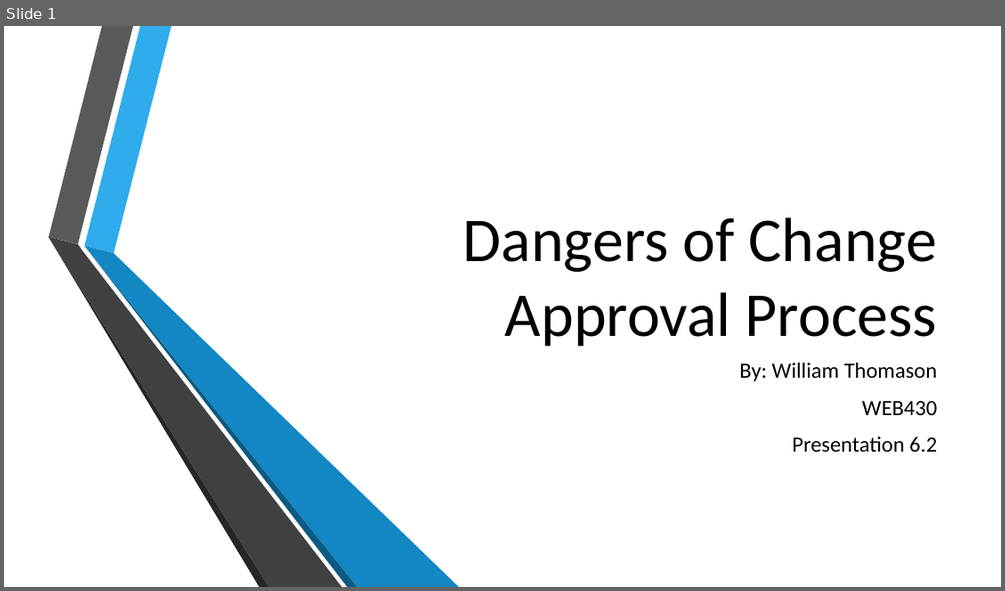
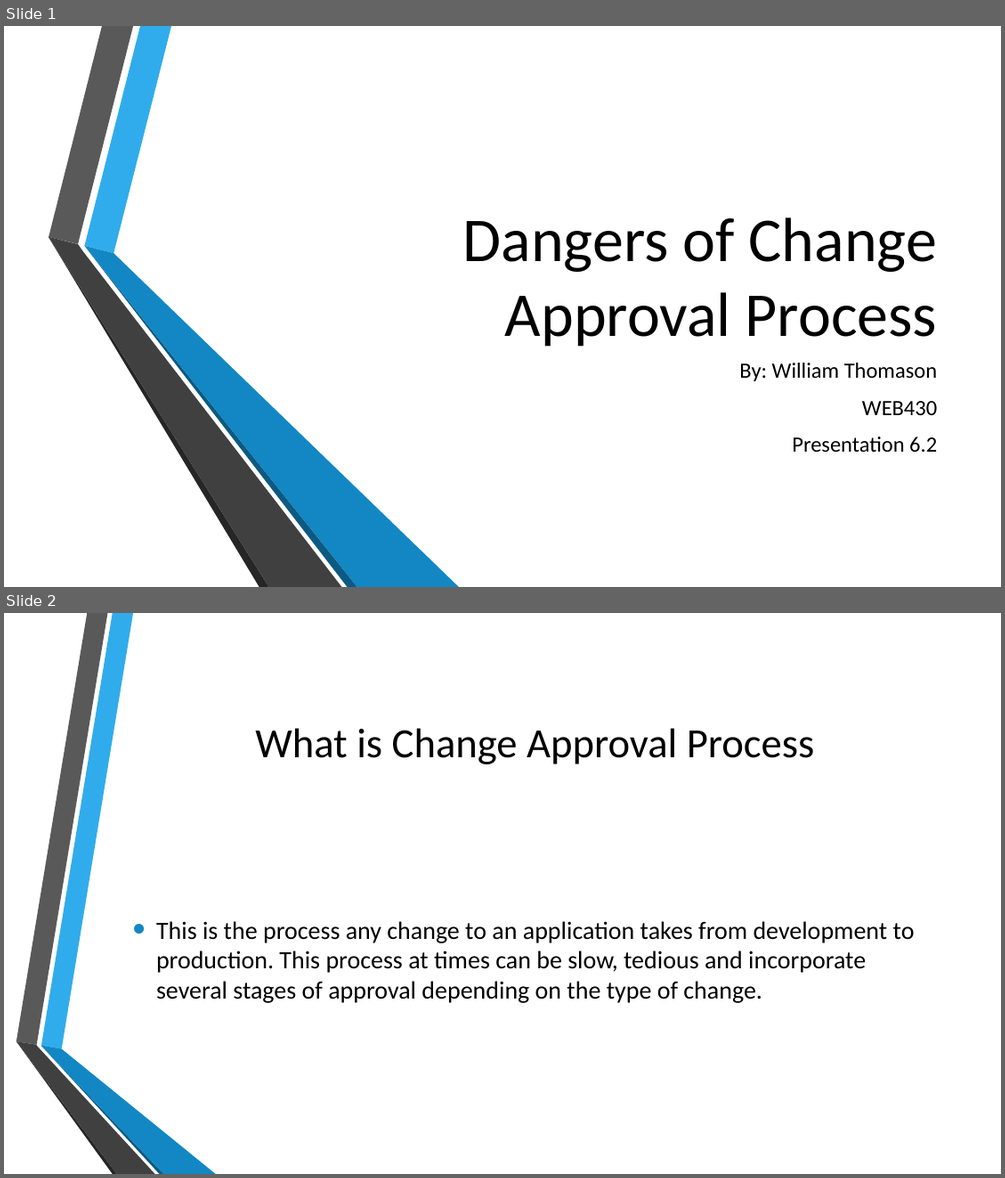
Before and after one commit to wthomason/web-430, a slide deck: week-6/thomason-presentation-6.2/thomason-presentation-6.2.pptx. Shown one above the other, each under a label of ours: slide 1 before the commit, slides 1 and 2 after it. The pictures are 1005x591 and 1005x1178 pixels, drawn with LibreOffice and Linux fonts; fonts in the diff are those of the drawing; background and template pictures are left out. Boxes give left, top, right and bottom in pixels: in the first picture for what was removed or moved away, otherwise in the second. Text is boxed around its words. In the diff, an @@ line names an element or a change of style, - is before the commit and + after.

```diff
--- a/week-6/thomason-presentation-6.2/thomason-presentation-6.2.pptx
+++ b/week-6/thomason-presentation-6.2/thomason-presentation-6.2.pptx
@@ slide 2 added at [4,613,1001,1174], background picture (left out) @@
@@ title added at [255,728,815,764], 40 pt, text #000000 @@
+What is Change Approval Process
@@ text added at [156,921,914,1003], 24 pt, text #000000 @@
+• This is the process any change to an application takes from development to production. This process at times can be slow, tedious and incorporate several stages of approval depending on the type of change.
@@ group added at [16,613,216,1174]: 6 freeform shapes @@
```
Also in this commit, not shown: 2 slides changed, 6 other slides added, 7 slides removed, 1 other file.
